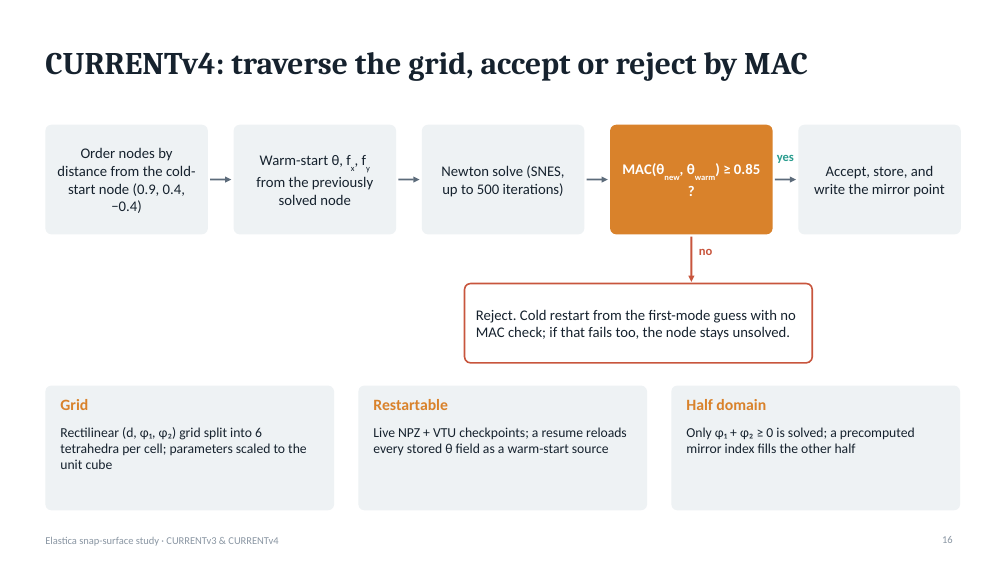
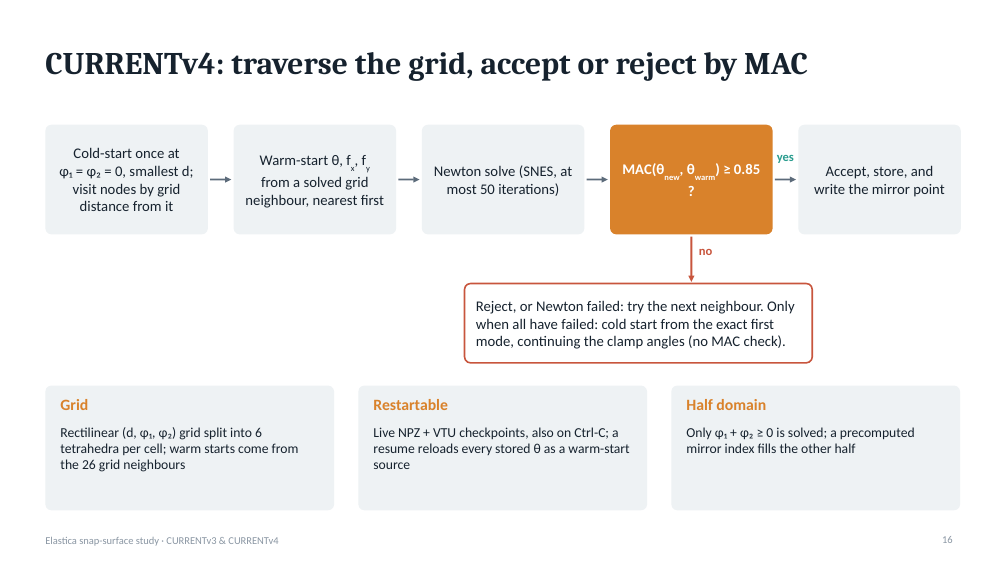
Before and after one commit to grraxx/elastica, a slide deck: slide 16 of presentation/elastica_snap_surface.pptx. Drawn at 1008x567 pixels with LibreOffice and Linux fonts; fonts in the diff are those of the drawing. Boxes give left, top, right and bottom in pixels: in the first picture for what was removed or moved away, otherwise in the second. Text is boxed around its words. In the diff, an @@ line names an element or a change of style, - is before the commit and + after.

```diff
--- a/presentation/elastica_snap_surface.pptx
+++ b/presentation/elastica_snap_surface.pptx
@@ text at <box>59,147,194,211</box>: text changed @@
-Order nodes by distance from the cold-start node (0.9, 0.4, −0.4)
+Cold-start once at φ₁ = φ₂ = 0, smallest d; visit nodes by grid distance from it
@@ text at <box>245,155,384,208</box>: text changed @@
-Warm-start θ, fx, fy from the previously solved node
+Warm-start θ, fx, fy from a solved grid neighbour, nearest first
@@ text at <box>434,165,572,196</box>: text changed @@
-Newton solve (SNES, up to 500 iterations)
+Newton solve (SNES, at most 50 iterations)
@@ text at <box>476,300,794,349</box>: text changed @@
-Reject. Cold restart from the first-mode guess with no MAC check; if that fails too, the node stays unsolved.
+Reject, or Newton failed: try the next neighbour. Only when all have failed: cold start from the exact first mode, continuing the clamp angles (no MAC check).
@@ text at <box>60,427,299,472</box>: text changed @@
-Rectilinear (d, φ₁, φ₂) grid split into 6 tetrahedra per cell; parameters scaled to the unit cube
+Rectilinear (d, φ₁, φ₂) grid split into 6 tetrahedra per cell; warm starts come from the 26 grid neighbours
@@ text at <box>373,427,629,469</box>: text changed @@
-Live NPZ + VTU checkpoints; a resume reloads every stored θ field as a warm-start source
+Live NPZ + VTU checkpoints, also on Ctrl-C; a resume reloads every stored θ as a warm-start source
```
Also in this commit, not shown: 5 other slides changed, 1 slide added, 3 other files.
